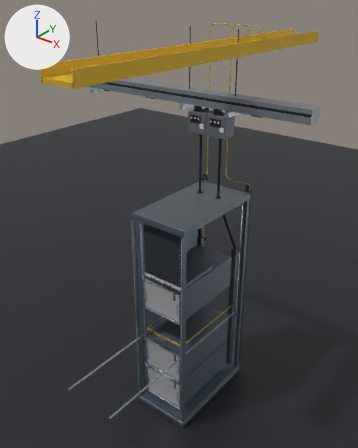
What one commit did to the Blender file tools/blender/compute-rack-h100.blend.
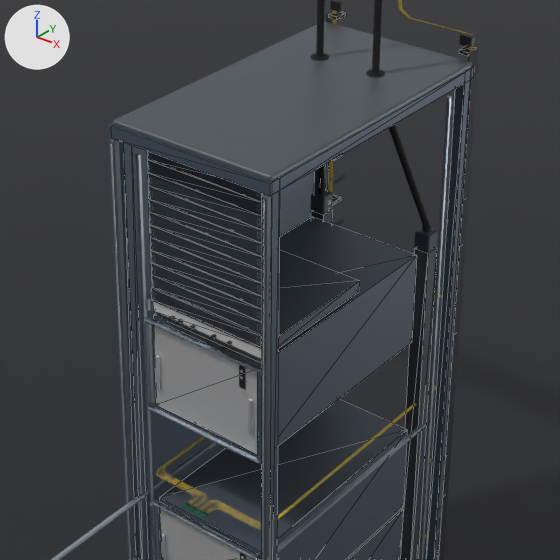
Each version is shown whole from a camera (50 mm lens) standing at (2.59, -3.46, 4.14) and looking at (-0.33, 0.19, 1.87), then close up on the part from 27% to 78% of the width and 39% to 80% of the height. Every picture has the same lights, and +X, +Y and +Z are marked at upper left. The older version's two pictures come first. The close-ups show mesh edges as thin lines.

Names of what the first close-up shows: 'Black powder-coat top cap', 'Extruded cabinet stile', 'Mesh_1.018', 'Mesh_2.033', 'Mesh_5.004', 'REFERENCE_rack-h100_0000', 'REFERENCE_rack-h100_0003', 'REFERENCE_rack-h100_0004', 'REFERENCE_rack-h100_0008', 'REFERENCE_rack-h100_0011', 'REFERENCE_rack-h100_0012', 'REFERENCE_rack-h100_0017', 'REFERENCE_rack-h100_0034' and 21 more.
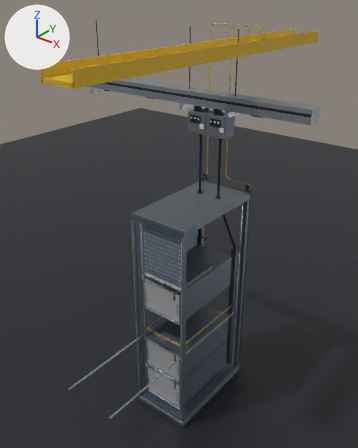
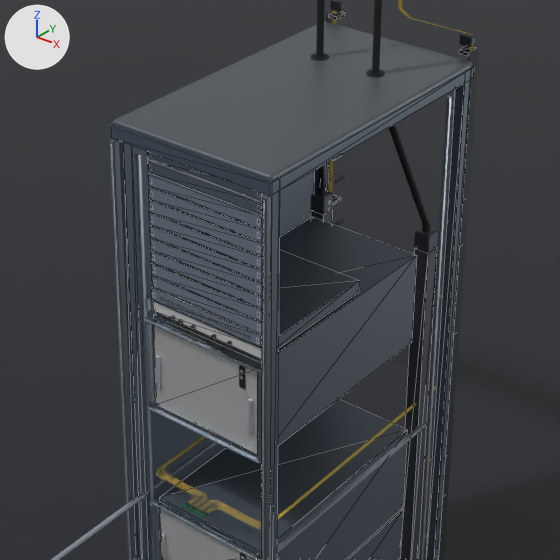
Changed parts and their boxes [x1, y1, x2, y2] in the close-ups (560 x 560 px):
part 1 of me_mesh_4_006, recoloured (black to blue)
    both: [151, 289, 261, 348]
part 2 of me_mesh_5_005, recoloured (black to blue)
    both: [147, 152, 262, 335]

The change in detail:
Picture 'Image_5' (img_image_5) is new.
Picture 'Image_4' (img_image_4) is new.
Material 'Snap-in blanking panel' (mat_snap_in_blanking_panel) is new.
Its texture is img_image_5.
Its metallic is 0.25.
Its roughness is 0.68.
Material 'Brush-strip cable manager' (mat_brush_strip_cable_manager) is new.
Its texture is img_image_4.
Its metallic is 0.25.
Its roughness is 0.68.
me_mesh_4_006 has 8 vertices, 12 faces and spans x -0.22..0.22, y -0.006..0.006, z -0.022..0.022.
me_mesh_4_006 is used by ob_reference_rack_h100_0004; parent ob_technical_layout_reference_rack_h100; location (0.0, -0.466, 1.671).
me_mesh_4_006 part 1: all 2 faces that had it switch from mat_brush_strip_cable_manager_003 (picture img_image_4_003) to mat_brush_strip_cable_manager (picture img_image_4).
me_mesh_5_005 has 88 vertices, 132 faces and spans x -0.22..0.22, y -0.004..0.004, z -0.022..0.466.
me_mesh_5_005 is used by ob_mesh_5_004; parent ob_reference_rack_h100_0005; location (0.0, -0.464, 1.716).
me_mesh_5_005 part 2: all 22 faces that had it switch from mat_snap_in_blanking_panel_003 (picture img_image_5_003) to mat_snap_in_blanking_panel (picture img_image_5).
